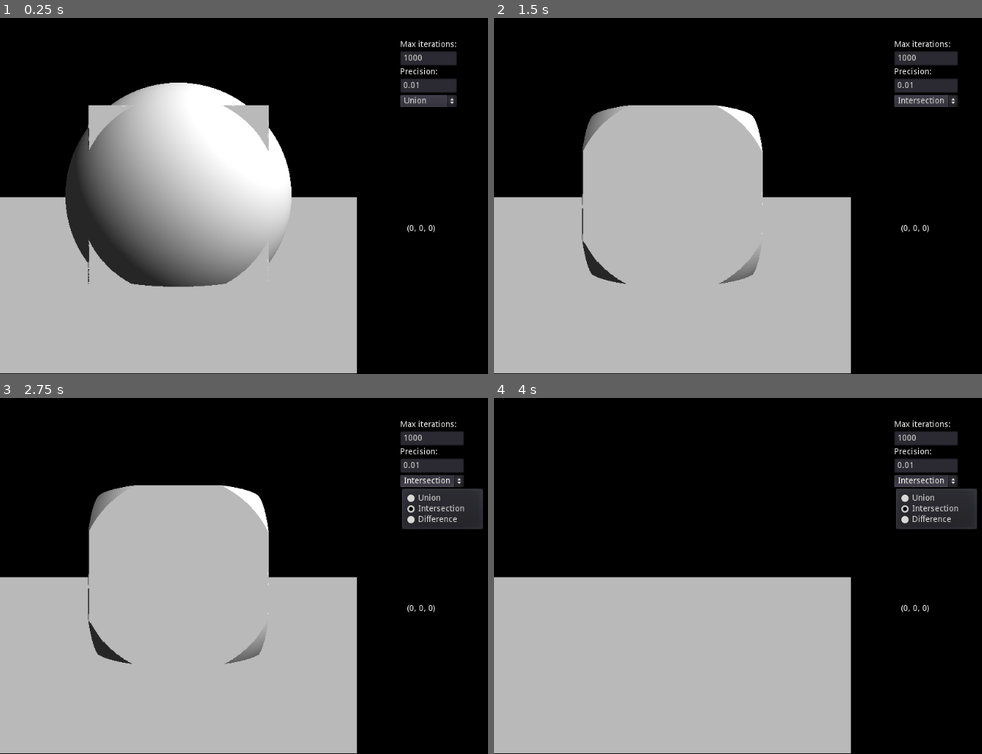
Above: before the commit, frames 1-4 (two rows, left to right).
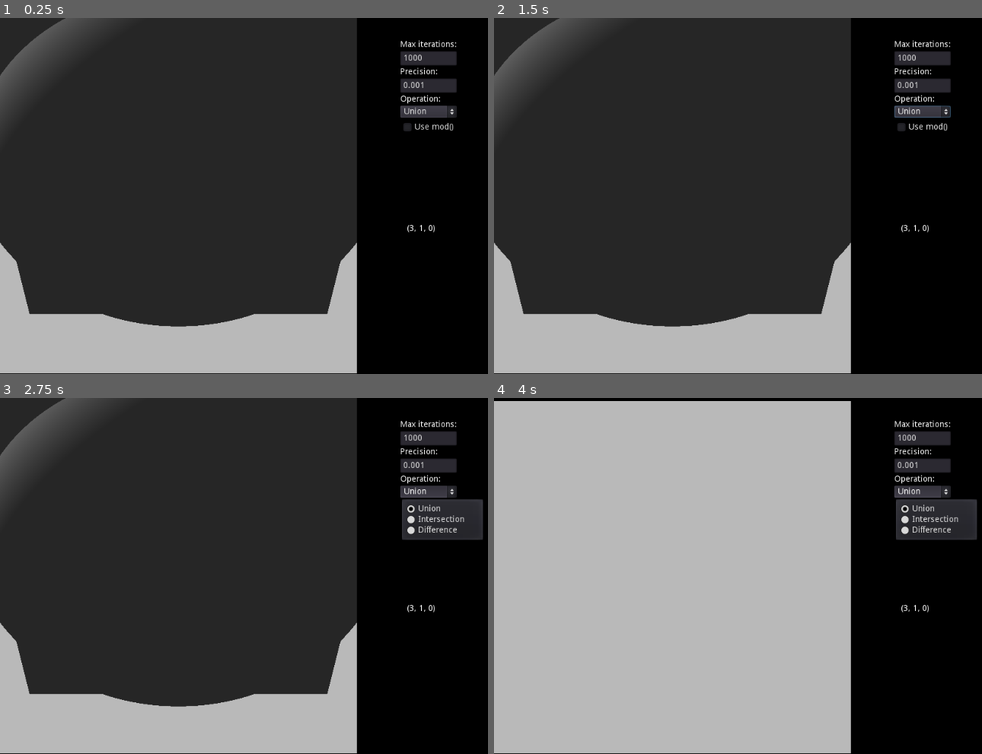
Above: after the commit, the same moments.

Repository: Castux/code-club
Game: Godot game, scene res://Raymarching/Raymarching.tscn
The game is run twice, just before and just after one commit, with the same random seed, the same clock (stepped at 60 frames per second) and the same inputs. This scene is started directly instead of the project's main scene.
Inputs (mouse positions are in pixels of both pictures, inside the frame that each line leads up to):
- Up to frame 1 (0.25 s): no input
- Up to frame 2 (1.5 s): click "Union" at 0.5 s; click (923, 128) at 1.25 s, where only the run after the commit has a clickable "Use mod()"
- Up to frame 3 (2.75 s): click "Intersection" (after the commit: "Union") at 2 s
- Up to frame 4 (4 s): tap Enter at 2.75 s; hold Right 2.78-3.53 s; hold Q 2.78-3.53 s; hold Down from 3.53 s (still down); tap Q at 3.6 s

The runs differ from the first frame. In frame 1, 58% of the frame differs, in the area x 0-94%, y 0-87%; in frame 2, 61%; in frame 3, 61%, in the area x 0-99%, y 0-87%; in frame 4, 38%.

Commit message:
mod()

Diff:
--- a/shadertoys/Raymarching/Raymarching.gd
+++ b/shadertoys/Raymarching/Raymarching.gd
@@ -1,7 +1,7 @@
 extends Control
 
-var position = Vector3(0,0,0)
-var direction = Vector3(0,0,-1);
+var position = Vector3(3,1,0)
+var direction = Vector3(0,-0.5,1);
 var speed = 2
 var rotSpeed = 2 * PI * 0.25
 
@@ -44,6 +44,7 @@
 	$Canvas.material.set_shader_param("maxIter", int($Buttons/MaxIter.text))
 	$Canvas.material.set_shader_param("precision", float($Buttons/Precision.text))
 	$Canvas.material.set_shader_param("op", float($Buttons/Op.selected))
+	$Canvas.material.set_shader_param("useMod", float($Buttons/UseMod.pressed))
 
 func unfocus():
 	set_focus_mode(Control.FOCUS_ALL);
--- a/shadertoys/Raymarching/Raymarching.shader
+++ b/shadertoys/Raymarching/Raymarching.shader
@@ -5,7 +5,8 @@
 uniform vec3 direction;
 uniform float fov = 1;
 uniform int maxIter = 1000;
-uniform float precision = 0.01;
+uniform float precision = 0.001;
+uniform bool useMod = false;
 
 uniform int op = 0;
 
@@ -42,9 +43,14 @@
 
 float distanceFunction(vec3 pos)
 {
-	float s = sphere(pos, vec3(0,0,-5), 1.5);
+	if(useMod)
+	{
+		pos = mod(pos, vec3(6.0,0,6.0));
+	}
+
+	float s = sphere(pos, vec3(3,0,3), 1.5);
 	float p = plane(pos, vec3(0,1,0), -1);
-	float c = cube(pos, vec3(0,0,-5), 1);
+	float c = cube(pos, vec3(3,0,3), 1);
 
 	float mainObj;
 	if(op == 0)
--- a/shadertoys/Raymarching/Raymarching.tscn
+++ b/shadertoys/Raymarching/Raymarching.tscn
@@ -9,7 +9,8 @@
 shader_param/direction = null
 shader_param/fov = 1.0
 shader_param/maxIter = 1000
-shader_param/precision = 0.01
+shader_param/precision = 0.001
+shader_param/useMod = false
 shader_param/op = 0
 shader_param/ambiant = 0.15
 
@@ -70,13 +71,25 @@
 margin_right = 95.0
 margin_bottom = 88.0
 focus_mode = 1
-text = "0.01"
+text = "0.001"
 focus_mode = 1
 
-[node name="Op" type="OptionButton" parent="Buttons"]
+[node name="Label3" type="Label" parent="Buttons"]
 margin_top = 92.0
 margin_right = 95.0
-margin_bottom = 112.0
+margin_bottom = 106.0
+text = "Operation:"
+
+[node name="Op" type="OptionButton" parent="Buttons"]
+margin_top = 110.0
+margin_right = 95.0
+margin_bottom = 130.0
+
+[node name="UseMod" type="CheckBox" parent="Buttons"]
+margin_top = 134.0
+margin_right = 95.0
+margin_bottom = 158.0
+text = "Use mod()"
 
 [connection signal="mouse_entered" from="Background" to="." method="unfocus"]
 [connection signal="mouse_entered" from="Canvas" to="." method="unfocus"]
